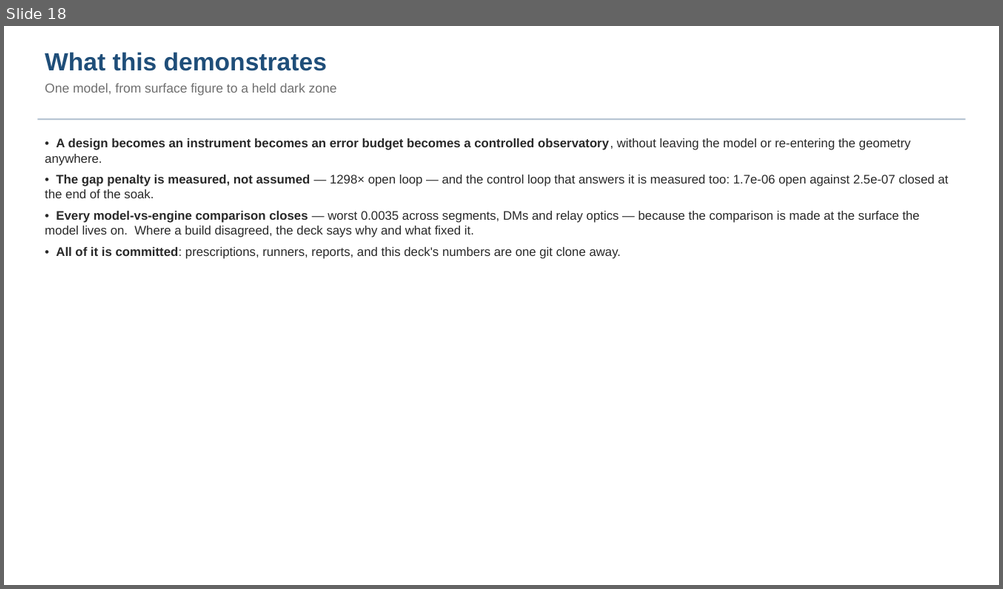
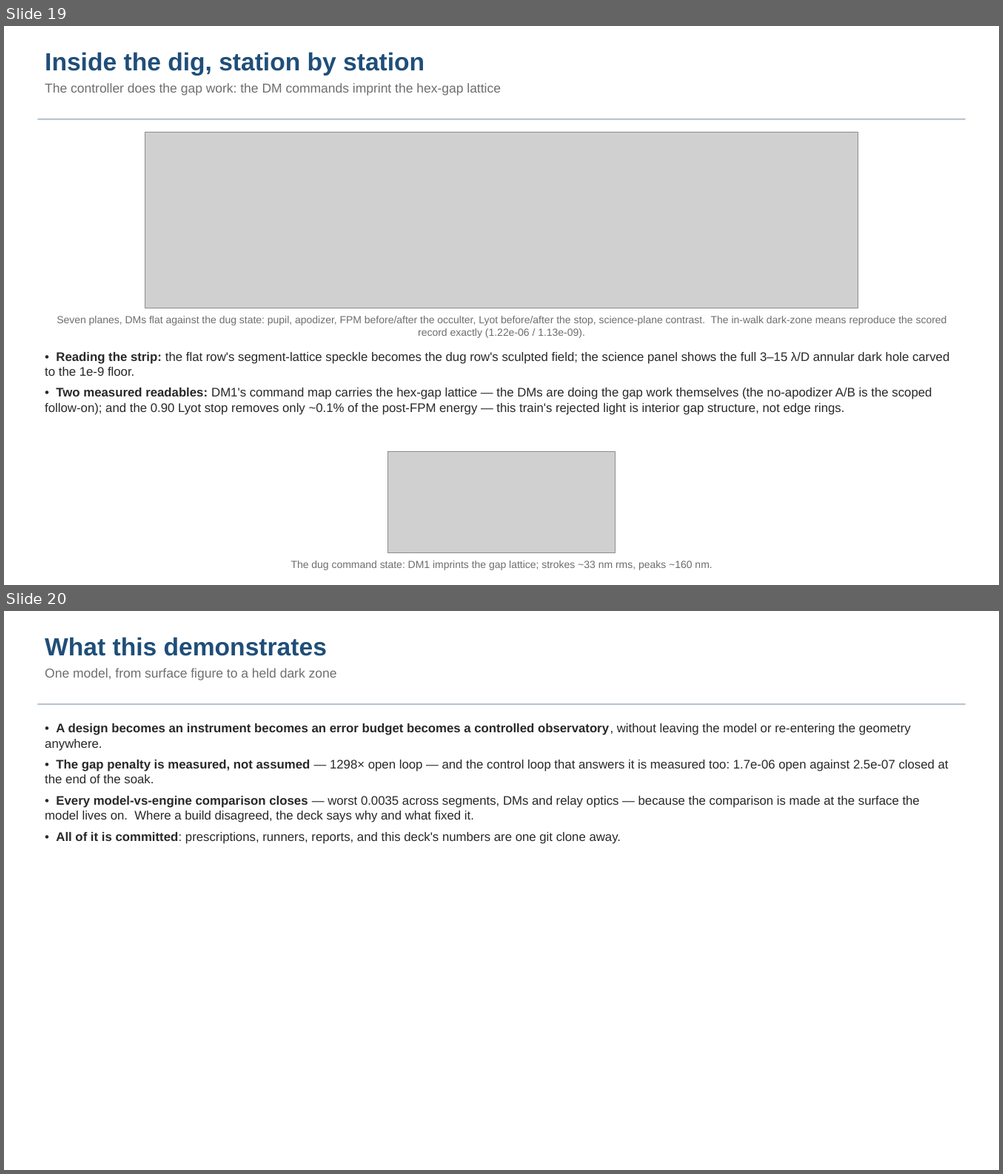
Before and after one commit to nasa-jpl/MACOS_resources, a slide deck: mmacos/templates/80_end_to_end/e2e6m_r2/deck_e2e6m_r2.pptx. Shown one above the other, each under a label of ours: slide 18 before the commit, slides 19 and 20 after it. The pictures are 1003x589 and 1003x1174 pixels, drawn with LibreOffice and Linux fonts; fonts in the diff are those of the drawing; grey boxes stand for pictures. Boxes give left, top, right and bottom in pixels: in the first picture for what was removed or moved away, otherwise in the second. Text is boxed around its words. In the diff, an @@ line names an element or a change of style, - is before the commit and + after.

```diff
--- a/mmacos/templates/80_end_to_end/e2e6m_r2/deck_e2e6m_r2.pptx
+++ b/mmacos/templates/80_end_to_end/e2e6m_r2/deck_e2e6m_r2.pptx
@@ slide 19 added at box(4, 26, 999, 585), background #FFFFFF @@
@@ text added at box(45, 52, 501, 96), 12.5 pt, text #6E6E6E @@
+Inside the dig, station by station
+The controller does the gap work: the DM commands imprint the hex-gap lattice
@@ rectangle added at box(37, 118, 965, 120), fill #B8C6D4 @@
@@ picture added at box(145, 132, 857, 309) @@
@@ text added at box(57, 316, 947, 338), 10 pt, text #6E6E6E @@
+Seven planes, DMs flat against the dug state: pupil, apodizer, FPM before/after the occulter, Lyot before/after the stop, science-plane contrast. The in-walk dark-zone means reproduce the scored record exactly (1.22e-06 / 1.13e-09).
@@ text added at box(45, 352, 949, 415), 12 pt, text #282828 @@
+• Reading the strip: the flat row's segment-lattice speckle becomes the dug row's sculpted field; the science panel shows the full 3–15 λ/D annular dark hole carved to the 1e-9 floor.
+• Two measured readables: DM1's command map carries the hex-gap lattice — the DMs are doing the gap work themselves (the no-apodizer A/B is the scoped follow-on); and the 0.90 Lyot stop removes only ~0.1% of the post-FPM energy — this train's rejected light is interior gap structure, not edge rings.
@@ picture added at box(387, 452, 615, 554) @@
@@ text added at box(291, 561, 711, 571), 10 pt, text #6E6E6E @@
+The dug command state: DM1 imprints the gap lattice; strokes ~33 nm rms, peaks ~160 nm.
@@ what was slide 18 is now slide 20 @@
```
Also in this commit, not shown: 1 slide changed, 1 other slide added, 9 other files.
